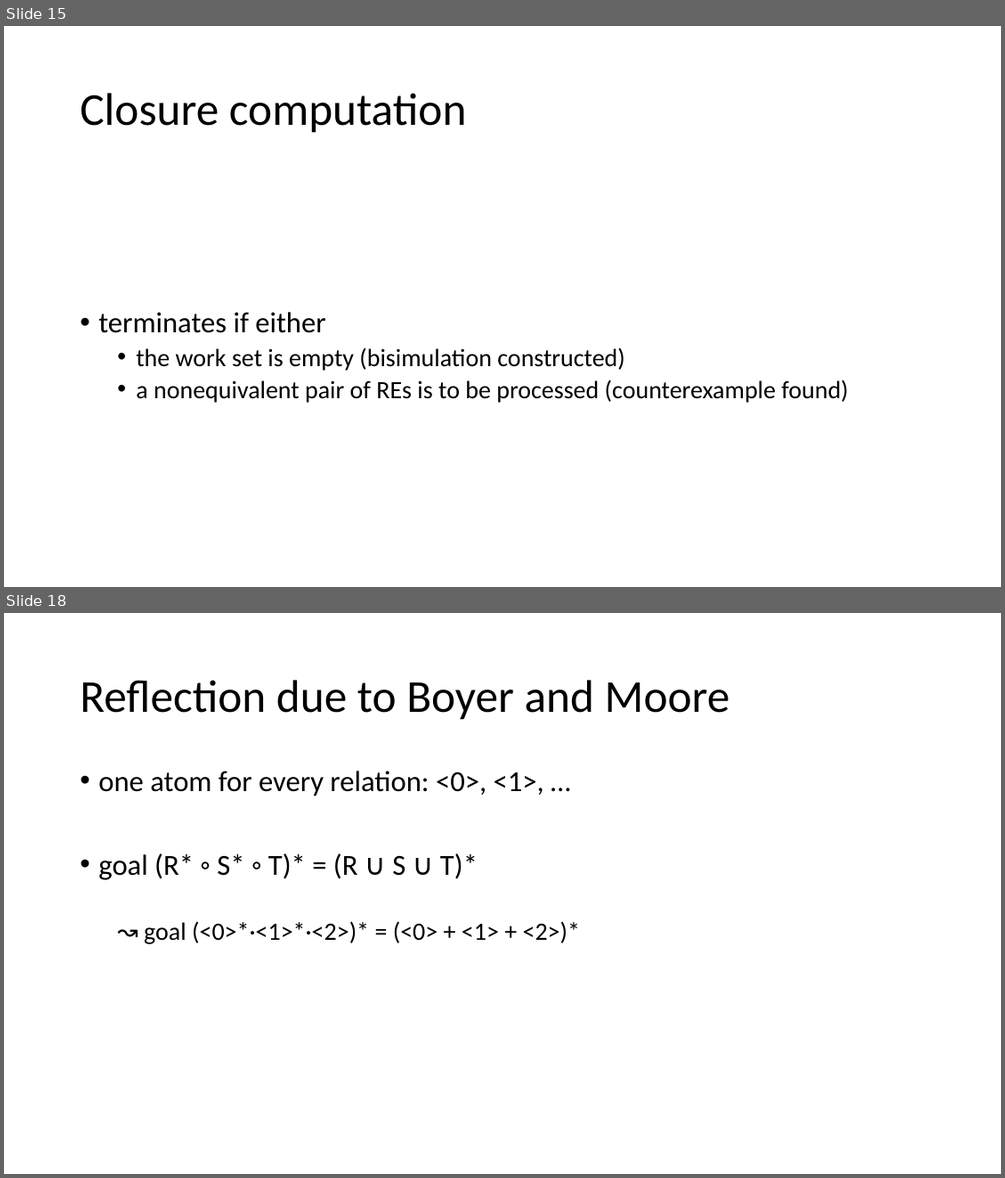
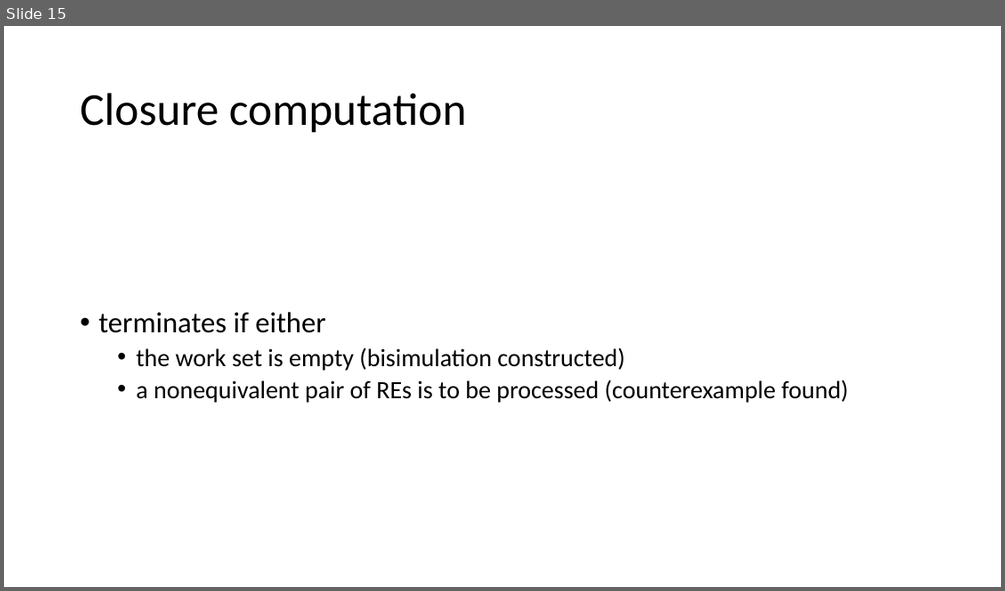
Before and after one commit to Helli/fds_seminar, a slide deck: slides.pptx. Shown one above the other, each under a label of ours: slides 15 and 18 before the commit, slide 15 after it; the slides between them are not shown. The pictures are 1005x1178 and 1005x591 pixels, drawn with LibreOffice and Linux fonts; fonts in the diff are those of the drawing. Boxes give left, top, right and bottom in pixels: in the first picture for what was removed or moved away, otherwise in the second. Text is boxed around its words. In the diff, an @@ line names an element or a change of style, - is before the commit and + after.

```diff
--- a/slides.pptx
+++ b/slides.pptx
@@ slide 18 removed at (x1=4, y1=613, x2=1001, y2=1174), background #FFFFFF @@
@@ title removed at (x1=80, y1=680, x2=730, y2=720) @@
-Reflection due to Boyer and Moore
@@ text removed at (x1=98, y1=771, x2=580, y2=944) @@
-• one atom for every relation: <0>, <1>, …
-• goal (R* ◦ S* ◦ T)* = (R ∪ S ∪ T)*
-  ↝ goal (<0>*·<1>*·<2>)* = (<0> + <1> + <2>)*
```
Also in this commit, not shown: 2 slides added, 4 other slides removed.
